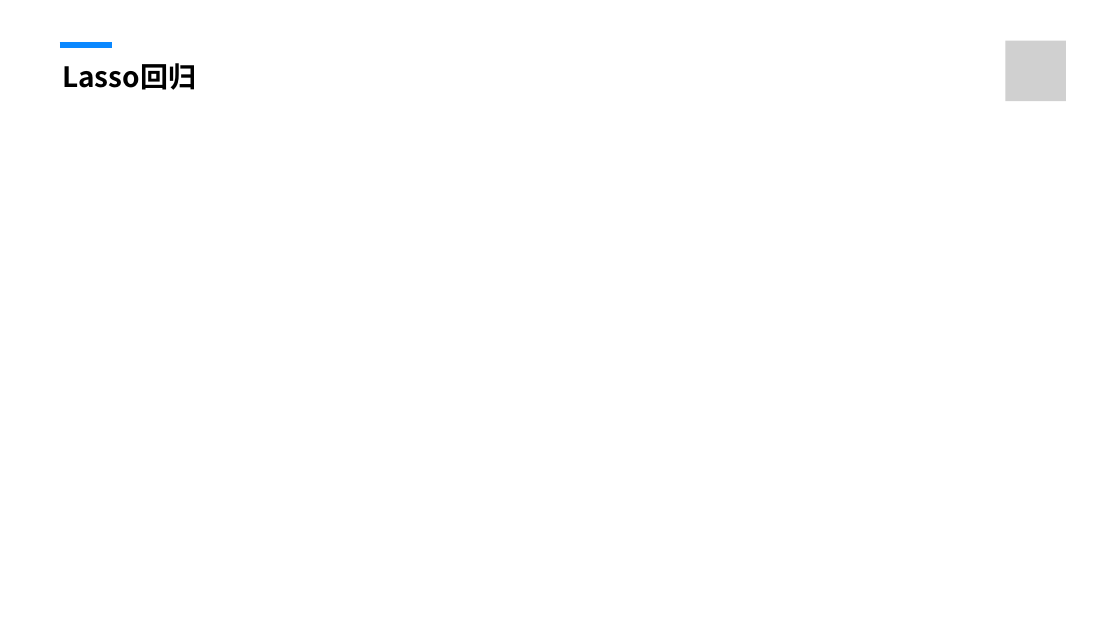
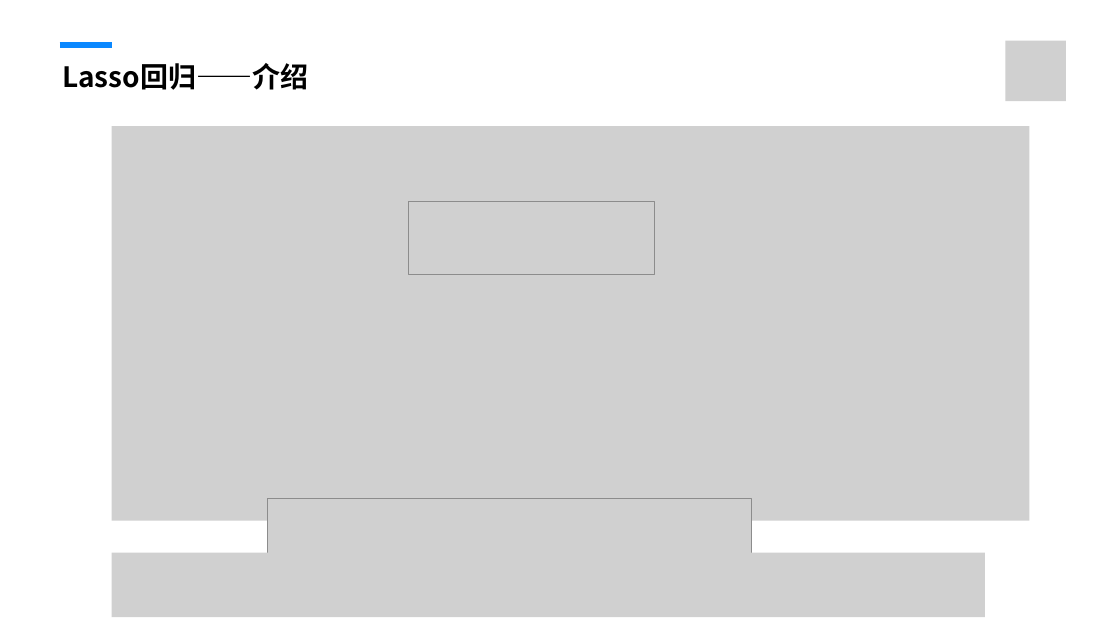
Before and after one commit to fengmian123/mid2rain.github.io, a slide deck: slide 21 of PPT+Word/智能制造质量预测.pptx. Drawn at 1120x630 pixels with LibreOffice and Linux fonts; fonts in the diff are those of the drawing; grey boxes stand for pictures. Boxes give left, top, right and bottom in pixels: in the first picture for what was removed or moved away, otherwise in the second. Text is boxed around its words. In the diff, an @@ line names an element or a change of style, - is before the commit and + after.

```diff
--- a/PPT+Word/智能制造质量预测.pptx
+++ b/PPT+Word/智能制造质量预测.pptx
@@ text at (62, 63, 308, 90): text changed @@
-Lasso回归
+Lasso回归——介绍
@@ picture added at (112, 126, 1030, 521) @@
@@ picture added at (408, 202, 655, 276) @@
@@ picture added at (268, 499, 752, 555) @@
@@ picture added at (112, 553, 986, 618) @@
```
Also in this commit, not shown: 7 other slides changed, 2 slides added, 2 slides removed.
